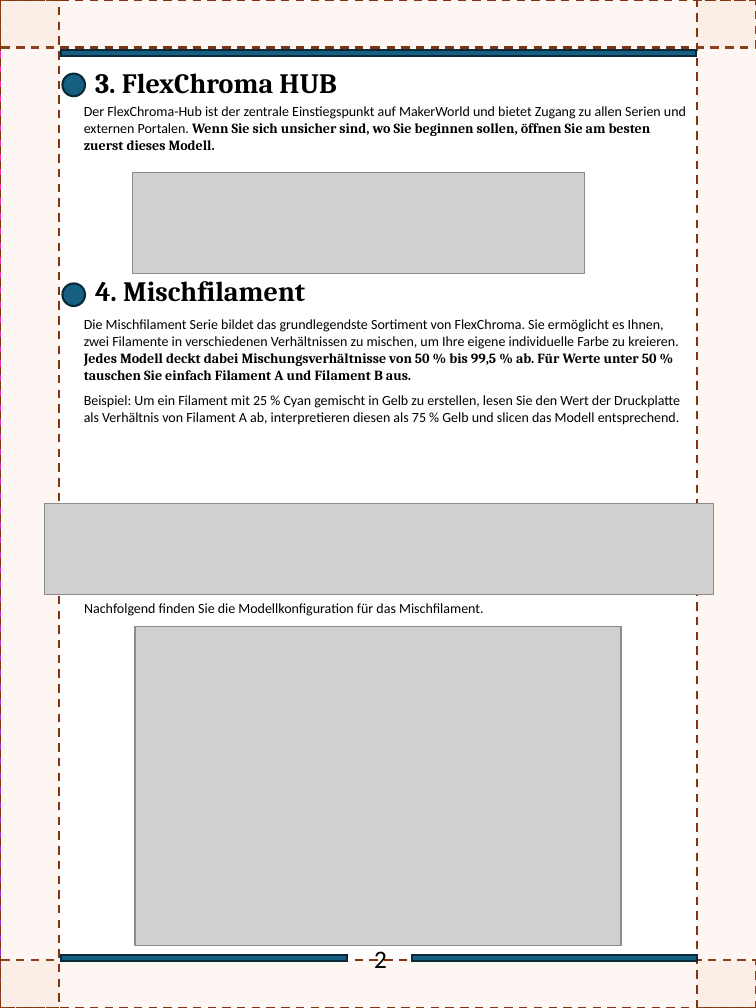
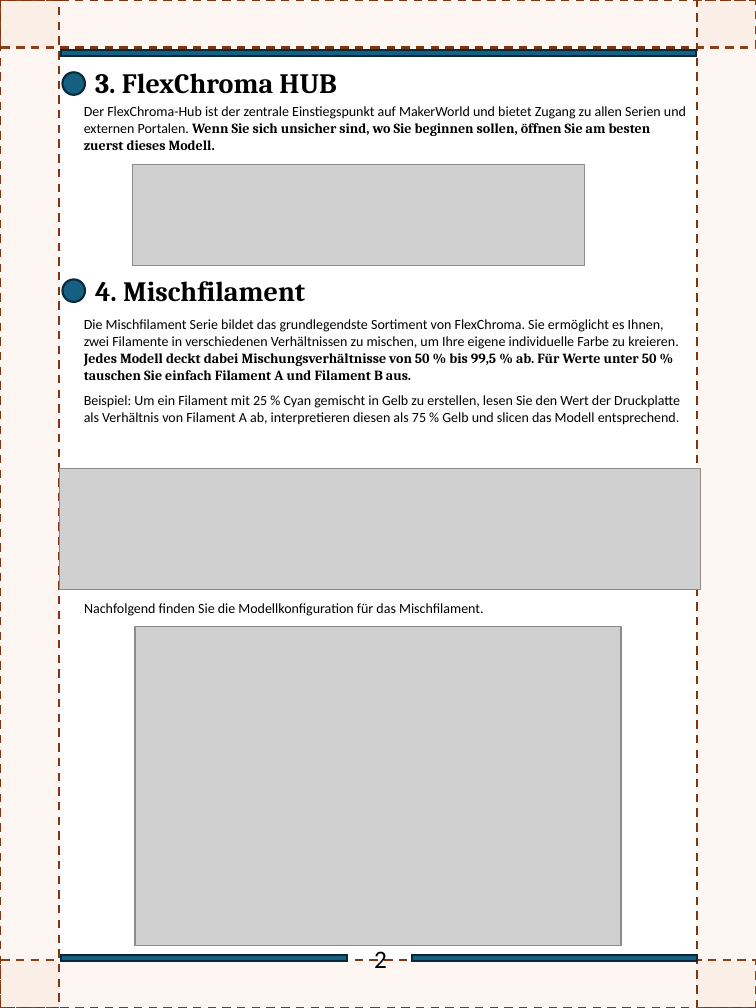
Before and after one commit to FlexChromaHQ/FlexChroma, a slide deck: slide 3 of Documents/Original/FlexChroma_Tour_Guide_DE.pptx. Drawn at 756x1008 pixels with LibreOffice and Linux fonts; fonts in the diff are those of the drawing; grey boxes stand for pictures. Boxes give left, top, right and bottom in pixels: in the first picture for what was removed or moved away, otherwise in the second. Text is boxed around its words. In the diff, an @@ line names an element or a change of style, - is before the commit and + after.

```diff
--- a/Documents/Original/FlexChroma_Tour_Guide_DE.pptx
+++ b/Documents/Original/FlexChroma_Tour_Guide_DE.pptx
@@ rectangle removed at <box>0,0,756,1008</box> @@
@@ picture: place and size @@
-picture at <box>133,172,585,273</box>
+picture at <box>133,164,585,265</box>
@@ ellipse: place and size @@
-ellipse at <box>62,283,85,305</box>
+ellipse at <box>62,279,85,301</box>
@@ picture: place and size @@
-picture at <box>44,504,714,595</box>
+picture at <box>59,469,701,590</box>
```
Also in this commit, not shown: 7 other slides changed, 3 other files.
